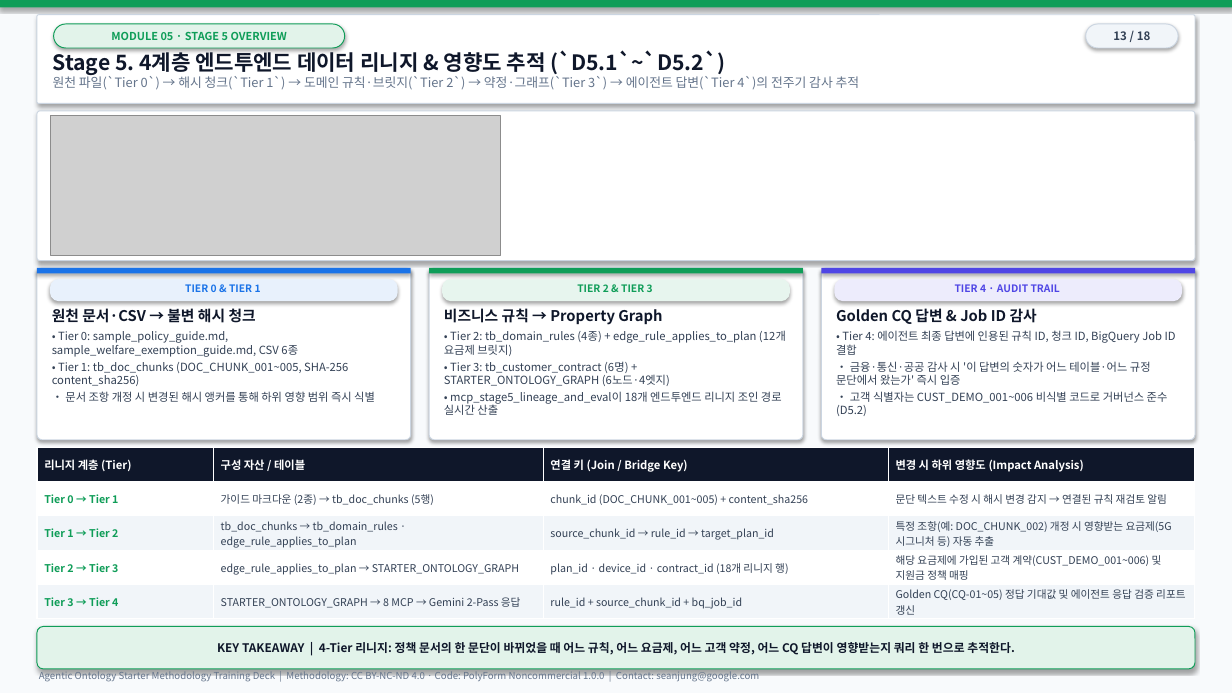
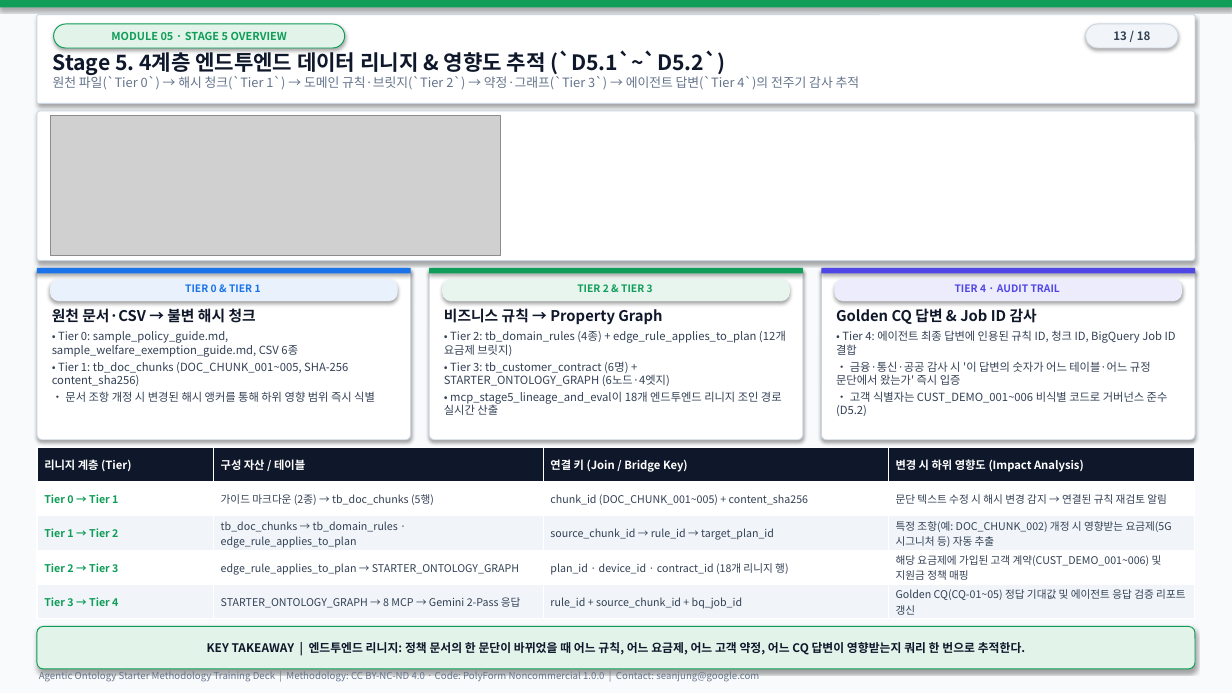
Before and after one commit to seanjungG/agentic-ontology-starter, a slide deck: slide 13 of slides/agentic_ontology_methodology_training_ko.pptx. Drawn at 1232x693 pixels with LibreOffice and Linux fonts; fonts in the diff are those of the drawing; grey boxes stand for pictures. Boxes give left, top, right and bottom in pixels: in the first picture for what was removed or moved away, otherwise in the second. Text is boxed around its words. In the diff, an @@ line names an element or a change of style, - is before the commit and + after.

```diff
--- a/slides/agentic_ontology_methodology_training_ko.pptx
+++ b/slides/agentic_ontology_methodology_training_ko.pptx
@@ text in rounded rectangle at (207, 640, 1026, 656): text changed @@
-KEY TAKEAWAY | 4-Tier 리니지: 정책 문서의 한 문단이 바뀌었을 때 어느 규칙, 어느 요금제, 어느 고객 약정, 어느 CQ 답변이 영향받는지 쿼리 한 번으로 추적한다.
+KEY TAKEAWAY | 엔드투엔드 리니지: 정책 문서의 한 문단이 바뀌었을 때 어느 규칙, 어느 요금제, 어느 고객 약정, 어느 CQ 답변이 영향받는지 쿼리 한 번으로 추적한다.
```
Also in this commit, not shown: 4 other slides changed, 48 other files.
